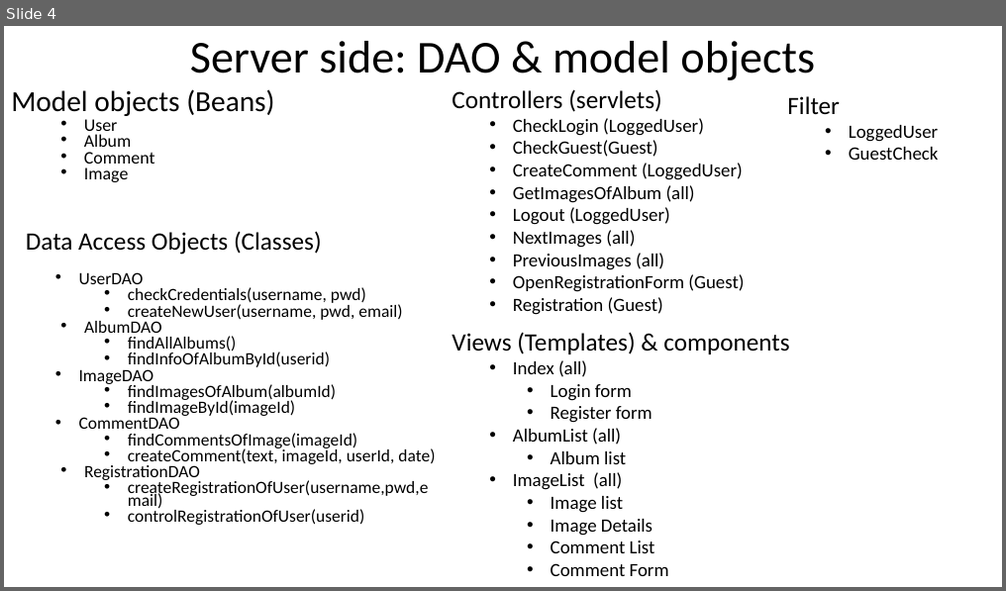
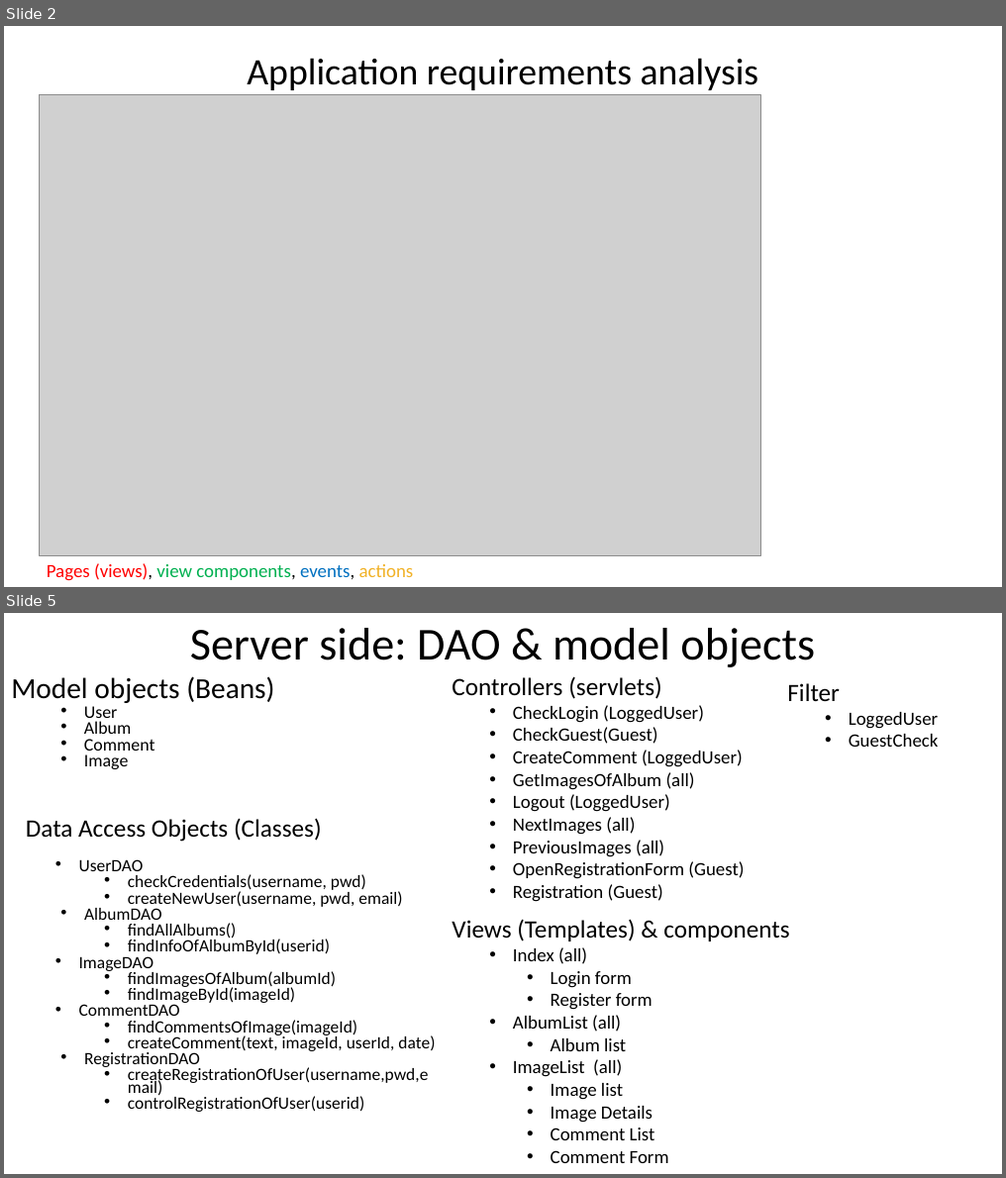
Before and after one commit to Giulsmoon/TecnologiePerIlWeb_Project1, a slide deck: Presentazioni Powerpoint/Progetto1_versione_PURE_HTML.pptx. Shown one above the other, each under a label of ours: slide 4 before the commit, slides 2 and 5 after it; the slides between them are not shown. The pictures are 1006x591 and 1006x1178 pixels, drawn with LibreOffice and Linux fonts; fonts in the diff are those of the drawing; grey boxes stand for pictures. Boxes give left, top, right and bottom in pixels: in the first picture for what was removed or moved away, otherwise in the second. Text is boxed around its words. In the diff, an @@ line names an element or a change of style, - is before the commit and + after.

```diff
--- a/Presentazioni Powerpoint/Progetto1_versione_PURE_HTML.pptx
+++ b/Presentazioni Powerpoint/Progetto1_versione_PURE_HTML.pptx
@@ slide 2 added at (4, 26, 1002, 587), background #FFFFFF @@
@@ title added at (247, 58, 759, 90), 36 pt, text #000000 @@
+Application requirements analysis
@@ picture added at (40, 95, 761, 556) @@
@@ text added at (47, 564, 414, 581), 18 pt, text #00B050 @@
+Pages (views), view components, events, actions
@@ what was slide 4 is now slide 5 @@
```
Also in this commit, not shown: 2 slides changed, 11 other slides added, 3 other files.
